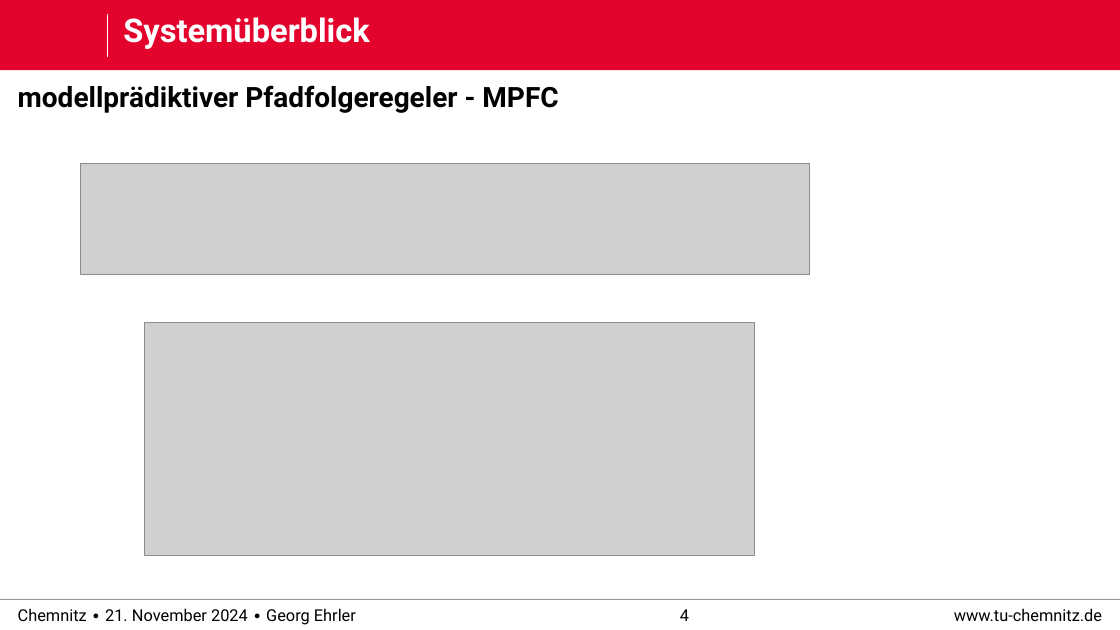
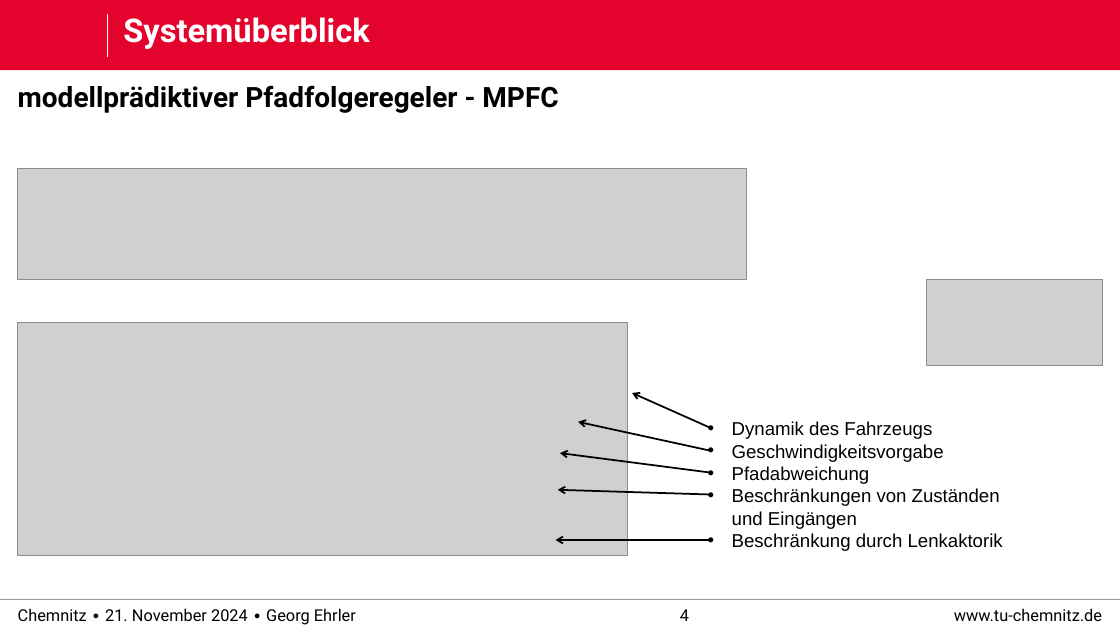
Before and after one commit to derEhrler/ACSDthesis_edited, a slide deck: slide 4 of defense/praktikum_defense.pptx. Drawn at 1120x630 pixels with LibreOffice and Linux fonts; fonts in the diff are those of the drawing; grey boxes stand for pictures; background and template pictures are left out. Boxes give left, top, right and bottom in pixels: in the first picture for what was removed or moved away, otherwise in the second. Text is boxed around its words. In the diff, an @@ line names an element or a change of style, - is before the commit and + after.

```diff
--- a/defense/praktikum_defense.pptx
+++ b/defense/praktikum_defense.pptx
@@ picture: place and size @@
-picture at [81, 164, 809, 274]
+picture at [18, 169, 746, 279]
@@ picture added at [927, 280, 1102, 366] @@
@@ picture: place and size @@
-picture at [145, 323, 754, 555]
+picture at [18, 323, 627, 555]
@@ arrow added from (711, 429) to (633, 393), #000000 1.5 pt @@
@@ arrow added from (711, 451) to (578, 422), #000000 1.5 pt @@
@@ text added at [732, 421, 1003, 551], 16 pt, text #000000 @@
+• Dynamik des Fahrzeugs
+• Geschwindigkeitsvorgabe
+• Pfadabweichung
+• Beschränkungen von Zuständen und Eingängen
+• Beschränkung durch Lenkaktorik
@@ arrow added from (711, 473) to (560, 453), #000000 1.5 pt @@
@@ arrow added from (709, 495) to (558, 490), #000000 1.5 pt @@
@@ arrow added from (711, 540) to (555, 540), #000000 1.5 pt @@
```
Also in this commit, not shown: 12 other slides changed, 5 slides added, 5 slides removed, 7 other files.
